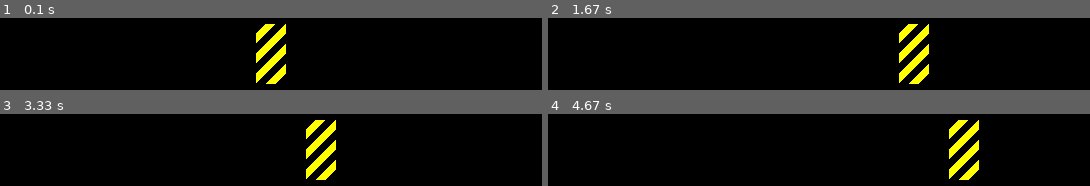
Above: before the commit, frames 1-4 (two rows, left to right).
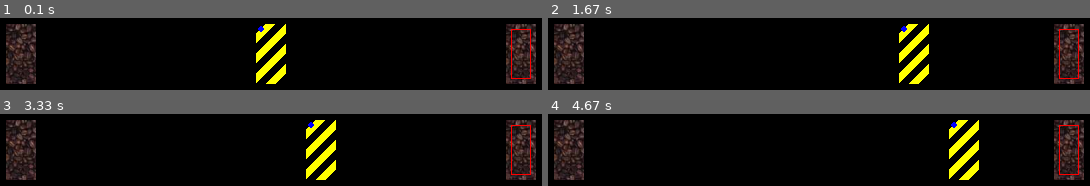
Above: after the commit, the same moments.

Repository: drincast/entrenopython
Game: pygame game, started from testpygame/testSimplePlatform.py
Two runs of this game, one before a commit and one after it. Both use one fixed random seed, a clock stepped at 60 frames per second and the inputs below.
Inputs:
- Up to frame 1 (0.1 s): no input
- Up to frame 2 (1.67 s): hold Right 0.33-0.8 s; hold Right 0.83-1.3 s; hold Left from 1.33 s (still down)
- Up to frame 3 (3.33 s): release Left at 1.87 s; hold Left 1.9-2.3 s; hold Right 2.33-2.97 s; hold Left from 3 s (still down)
- Up to frame 4 (4.67 s): release Left at 3.47 s; hold Right 3.5-3.97 s; hold Right 4-4.47 s; hold Left from 4.5 s (still down)

The runs differ from the first frame. In frame 1, 9.1% of the frame differs, in the area x 1-99%, y 8-92%; in frame 2, 9.1%; in frame 3, 9.1%; in frame 4, 9.1%.

Commit message:
Se agrega calculo de colisión método del rectangulo

Diff:
--- a/testpygame/engine/collider.py
+++ b/testpygame/engine/collider.py
@@ -12,7 +12,9 @@
     #             if(ry1+h1 < rx2):
     #                 collision = False
 
-    if(rx1 > rx2 and rx1 < rx2+w2 and ry1 > ry2 and ry1 < ry2+h2):
+    if(rx1 >= rx2 and rx1 <= rx2+w2 and ry1 >= ry2 and ry1 <= ry2+h2):
+        collision = True
+    elif(rx1+w1 >= rx2 and rx1+w1 <= rx2+w2 and ry1+h1 >= ry2 and ry1+h2 <= ry2+h2):
         collision = True
 
     return collision
--- /dev/null
+++ b/testpygame/initThingGame.py
@@ -0,0 +1,15 @@
+import configurations
+
+def initThingPlayer(player):
+    player.postX = configurations.screenWidth/2 - 50
+    player.postY = configurations.screenHeight-120
+    player.speed = 5
+    player.direction = 1
+    player.isMoving = False
+
+def initThingDummy(dummy, x, y):
+    dummy.postX = x
+    dummy.postY = y
+    dummy.speed = 5
+    dummy.direction = 1
+    dummy.isMoving = False
--- a/testpygame/testSimplePlatform.py
+++ b/testpygame/testSimplePlatform.py
@@ -6,6 +6,8 @@
 #import engine.thing as engine
 import engine.thing as engine
 import engine.collider as collider
+
+import initThingGame as initTG
 
 pygame.init()
 
@@ -29,27 +31,44 @@
 #define entities, object, things of the game
 player = engine.Thing("player1")
 player.image = pygame.image.load(os.path.join(configurations.PATH_RES_IMG, 'test', 'object1.png'))
-player.postX = configurations.screenWidth/2 - 50
-player.postY = configurations.screenHeight-120
-player.speed = 5
-player.direction = 1
-player.isMoving = False
+initTG.initThingPlayer(player)
+
+#define dummys
+dy = configurations.screenHeight-120
+dummy01 = engine.Thing("dummy01")
+dummy01.image = pygame.image.load(os.path.join(configurations.PATH_RES_IMG, 'test', 'dummy01.png'))
+initTG.initThingDummy(dummy01, configurations.screenWidth - 200, dy)
+
+dummy02 = engine.Thing("dummy02")
+dummy02.image = pygame.image.load(os.path.join(configurations.PATH_RES_IMG, 'test', 'dummy01.png'))
+initTG.initThingDummy(dummy02, 100, dy)
+
+dummys = [dummy01, dummy02]
 
 #functions
 def init_game_data():
     print('init_game_data')
+
+def drawDummys(canvas):
+    global dummys
+    for i in range(0,len(dummys)):
+        canvas.blit(dummys[i].image, (dummys[i].postX, dummys[i].postY))
 
 def draw_init(canvas):
     print('draw_init')
     canvas.fill(BLACK)
 
 def draw(canvas):
+    global dummy01
     global player
     canvas.fill(BLACK)
+    drawDummys(canvas)
     canvas.blit(player.image, (player.postX, player.postY))
+    pygame.draw.circle(canvas, BLUE, (player.postX+5, player.postY+5), 3, 0)
+    pygame.draw.rect(canvas, RED, (dummy01.postX+5, dummy01.postY+5, 20, 50), 1)
 
 def PressDownKey(eventType):
-    global player
+    global player, running
     if eventType == pygame.K_ESCAPE:
         running = False
     elif eventType == pygame.K_RIGHT:
@@ -74,8 +93,9 @@
     global running
     global player
     for event in pygame.event.get():
-        print('-->')
-        print(pygame.key.get_repeat())
+        # print('-->')
+        # print(pygame.key.get_repeat())
+        #PressKey(pygame.key.get_pressed())
         if event.type == pygame.QUIT:
             print('event QUIT')
             running = False
@@ -88,9 +108,9 @@
             # elif event.key == pygame.K_LEFT:
             #     player.direction = -1
             #     player.isMoving = True
-            #PressDownKey(event.key)
+            PressDownKey(event.key)
 
-            PressKey(pygame.key.get_pressed())
+
         elif event.type == pygame.KEYUP:
             player.isMoving = False
 
@@ -104,11 +124,22 @@
 
 #calculations
 def game_logic():
+    global dummy01, dummys
     global player
     # print('game_logic')
 
     if(player.isMoving):
         player.postX += player.speed*player.direction
+
+    #collider section
+    for i in range(0,len(dummys)):
+        _isCollision = collider.RectangleCollision(player.postX+5, player.postY+5, 20, 50,
+                    dummys[i].postX+5, dummys[i].postY+5, 20, 50)
+        #si es en especifico, seria identificar dentro del ciclo la colisión
+        if _isCollision:
+            print('colisión ----')
+
+
 
 #game loop
 while running:
Binary file added: testpygame/res/img/test/dummy01.png
